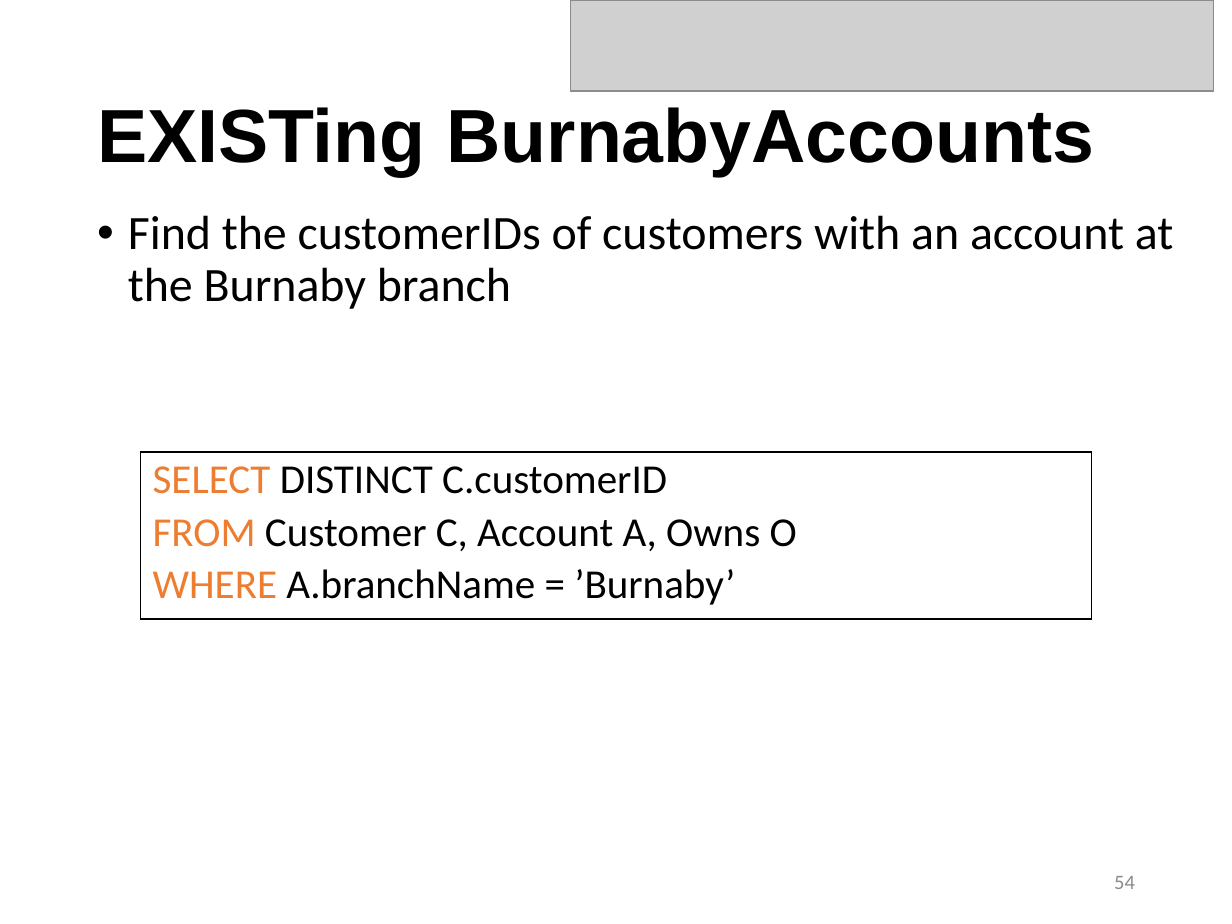
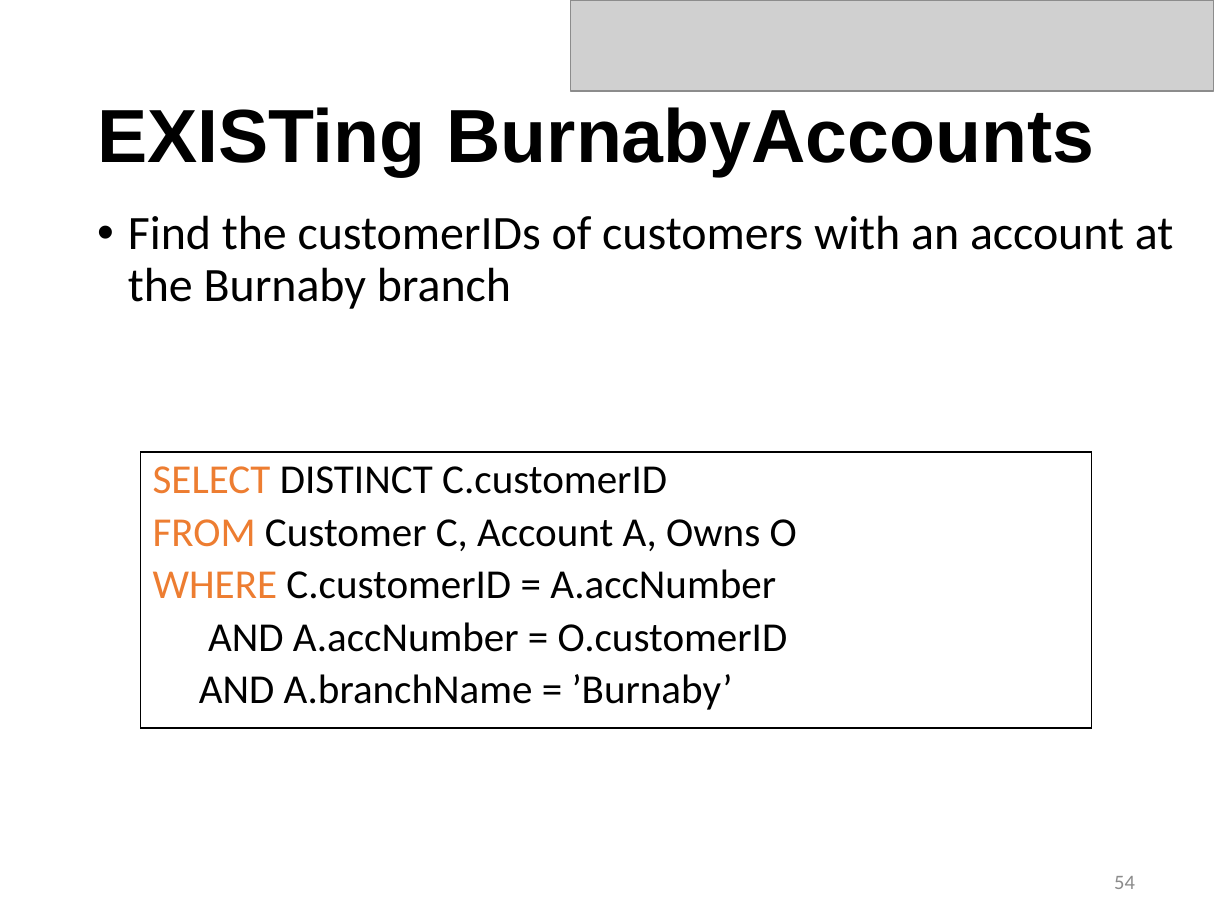
Before and after one commit to sfu-db/cmpt354, a slide deck: slide 54 of Lectures/lec4-sql-advanced.pptx. Drawn at 1232x924 pixels with LibreOffice and Linux fonts; fonts in the diff are those of the drawing; grey boxes stand for pictures. Boxes give left, top, right and bottom in pixels: in the first picture for what was removed or moved away, otherwise in the second. Text is boxed around its words. In the diff, an @@ line names an element or a change of style, - is before the commit and + after.

```diff
--- a/Lectures/lec4-sql-advanced.pptx
+++ b/Lectures/lec4-sql-advanced.pptx
@@ rectangle "SELECT DISTINCT C.customerID": place and size @@
-rectangle "SELECT DISTINCT C.customerID" at (140,452,1092,618)
+rectangle "SELECT DISTINCT C.customerID" at (140,452,1092,728)
@@ text in rectangle at (153,569,788,710): text changed @@
-WHERE A.branchName = ’Burnaby’
+WHERE C.customerID = A.accNumber
+AND A.accNumber = O.customerID
+AND A.branchName = ’Burnaby’
```
Also in this commit, not shown: 3 other slides changed, 1 other file.
